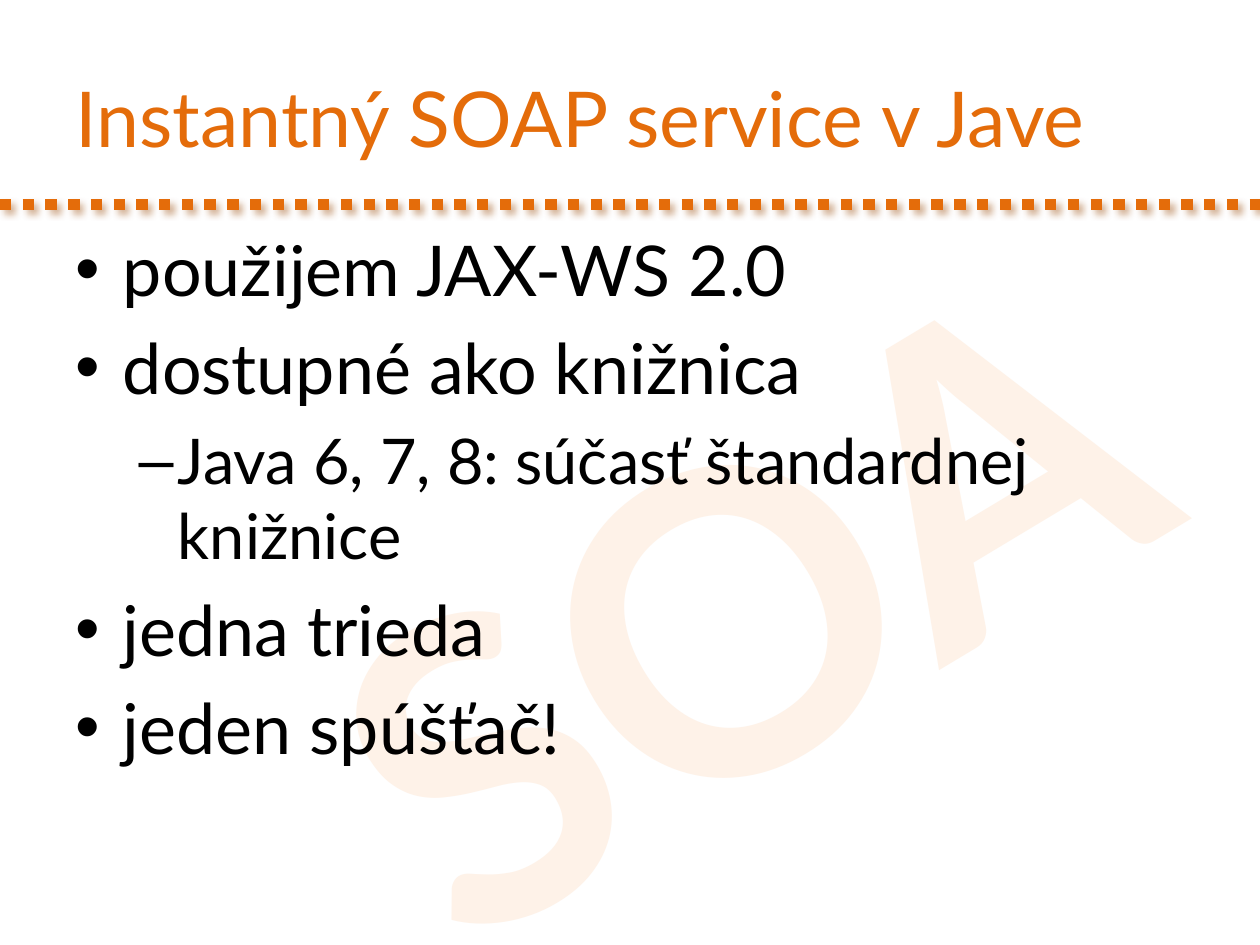
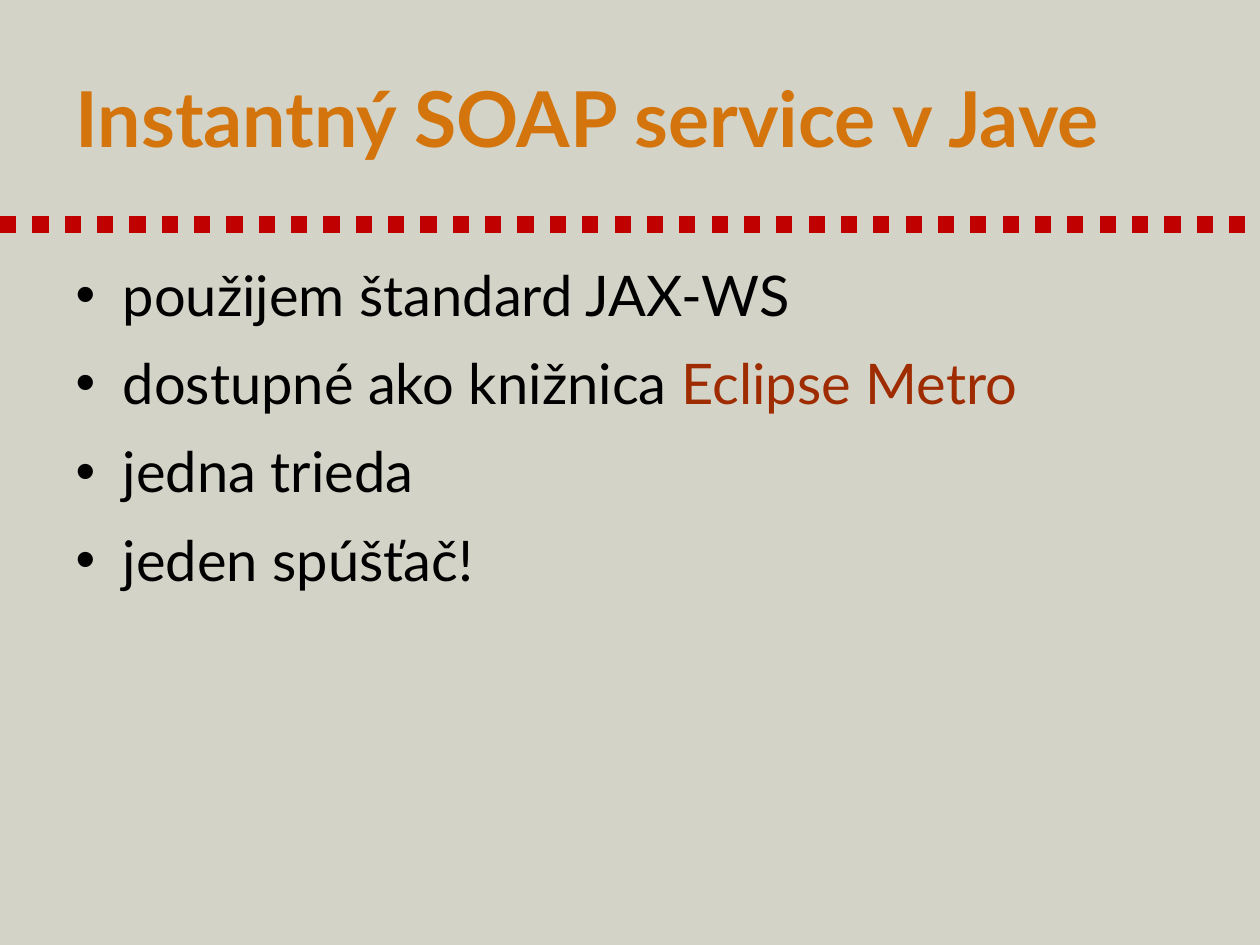
Before and after one commit to novotnyr/kopr-portal, a slide deck: slide 14 of content/soap-web-services/kopr-soap-web-services.pptx (slide 11 before the commit). Drawn at 1260x945 pixels with LibreOffice and Linux fonts; fonts in the diff are those of the drawing. Boxes give left, top, right and bottom in pixels: in the first picture for what was removed or moved away, otherwise in the second. Text is boxed around its words. In the diff, an @@ line names an element or a change of style, - is before the commit and + after.

Commit message:
Slajdy k SOAP aktualizovane do 2022

```diff
--- a/content/soap-web-services/kopr-soap-web-services.pptx
+++ b/content/soap-web-services/kopr-soap-web-services.pptx
@@ background #FFFFFF to #D3D3C8 @@
@@ title "Instantný SOAP service v Jave" at (76,90,1099,160): text colour #E46C0A to #D3750C, bold on @@
@@ text removed at (233,65,1260,945) @@
-SOAP
@@ line moved from (0, 204) - (1260, 204) to (0, 224) - (1260, 224) @@
@@ line (0, 224) - (1260, 224): stroke #E46C0A 6.5 pt dashed to #C00000 9.25 pt dashed @@
@@ text "použijem štandard JAX-WS": place and size @@
-text "použijem štandard JAX-WS" at (123,245,1028,767)
+text "použijem štandard JAX-WS" at (123,274,1018,591)
@@ text at (123,274,1018,414): text changed; size 40 to 32 pt @@
-• použijem JAX-WS 2.0
-• dostupné ako knižnica
-  – Java 6, 7, 8: súčasť štandardnej knižnice
+• použijem štandard JAX-WS
+• dostupné ako knižnica Eclipse Metro
@@ text at (123,450,473,591): size 40 to 32 pt in "jedna trieda", "jeden spúšťač!"; more space between paragraphs @@
```
Also in this commit, not shown: 42 other slides changed, 18 slides added, 40 slides removed, 1 other file.
